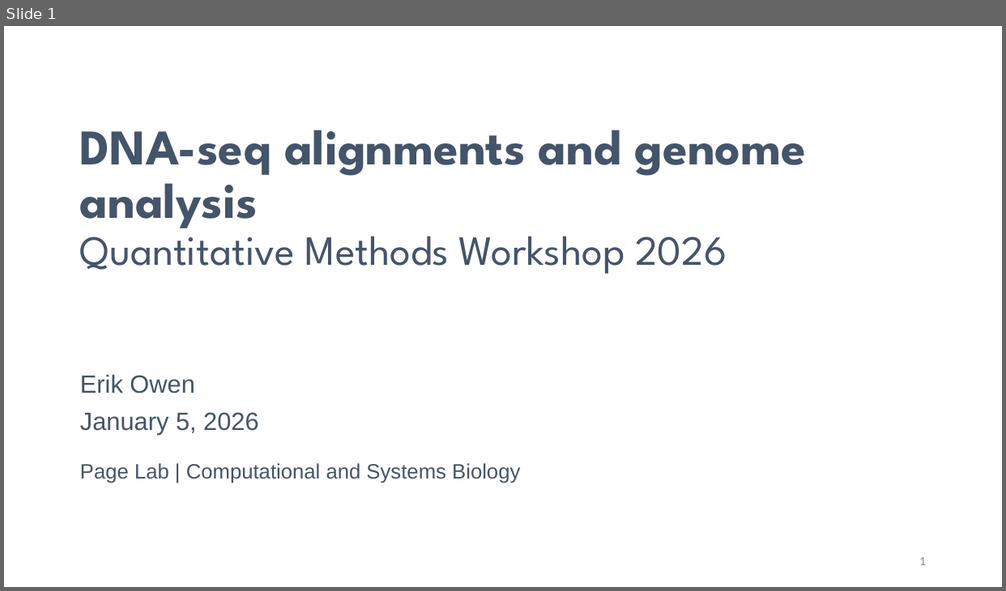
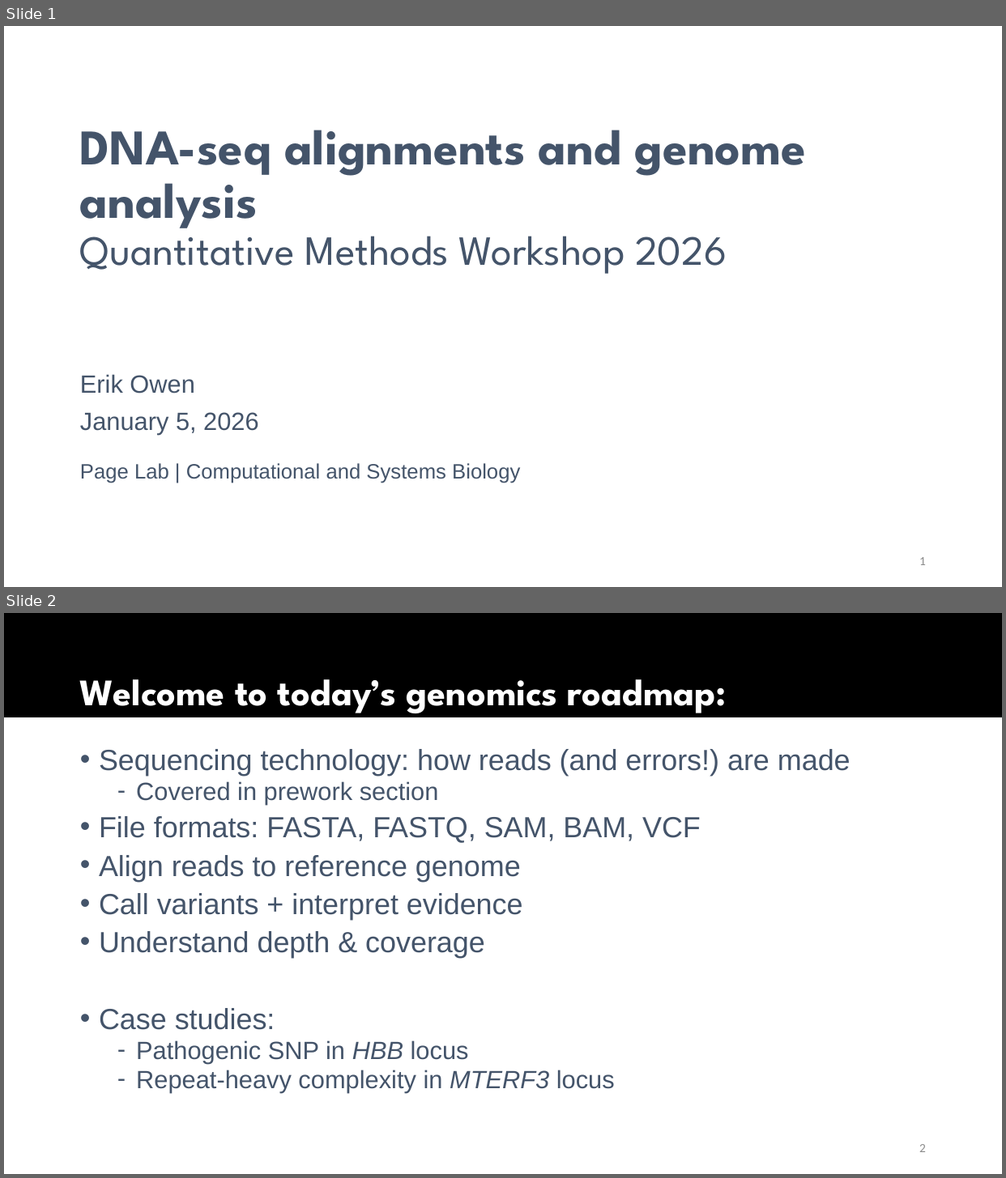
Before and after one commit to erik-owen/2026_QMW_Genomics, a slide deck: slides/260105_dna_seq_alignments.pptx. Shown one above the other, each under a label of ours: slide 1 before the commit, slides 1 and 2 after it. The pictures are 1006x591 and 1006x1178 pixels, drawn with LibreOffice and Linux fonts; fonts in the diff are those of the drawing; background and template pictures are left out. Boxes give left, top, right and bottom in pixels: in the first picture for what was removed or moved away, otherwise in the second. Text is boxed around its words. In the diff, an @@ line names an element or a change of style, - is before the commit and + after.

```diff
--- a/slides/260105_dna_seq_alignments.pptx
+++ b/slides/260105_dna_seq_alignments.pptx
@@ slide 2 added at [4,613,1002,1174], background #FFFFFF @@
@@ rectangle added at [4,613,1002,717], fill #000000 @@
@@ title added at [80,679,727,713], 36 pt, text #FFFFFF, bold @@
+Welcome to today’s genomics roadmap:
@@ text added at [99,749,850,1093], 28 pt, text #44546A @@
+• Sequencing technology: how reads (and errors!) are made
+  ⁃ Covered in prework section
+• File formats: FASTA, FASTQ, SAM, BAM, VCF
+• Align reads to reference genome
+• Call variants + interpret evidence
+• Understand depth & coverage
+• Case studies:
+  ⁃ Pathogenic SNP in HBB locus
+  ⁃ Repeat-heavy complexity in MTERF3 locus
@@ page number added at [919,1144,926,1152], 12 pt, text #8C8C8C @@
+2
```
Also in this commit, not shown: 9 other slides added, 1 other file.
